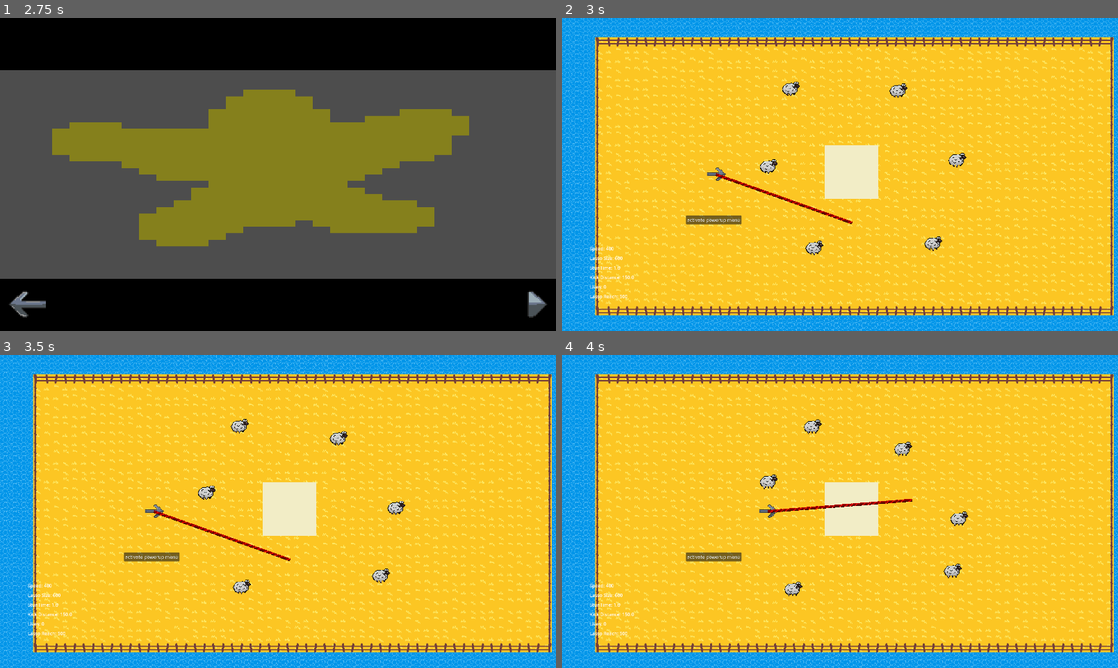
Above: before the commit, frames 1-4 (two rows, left to right).
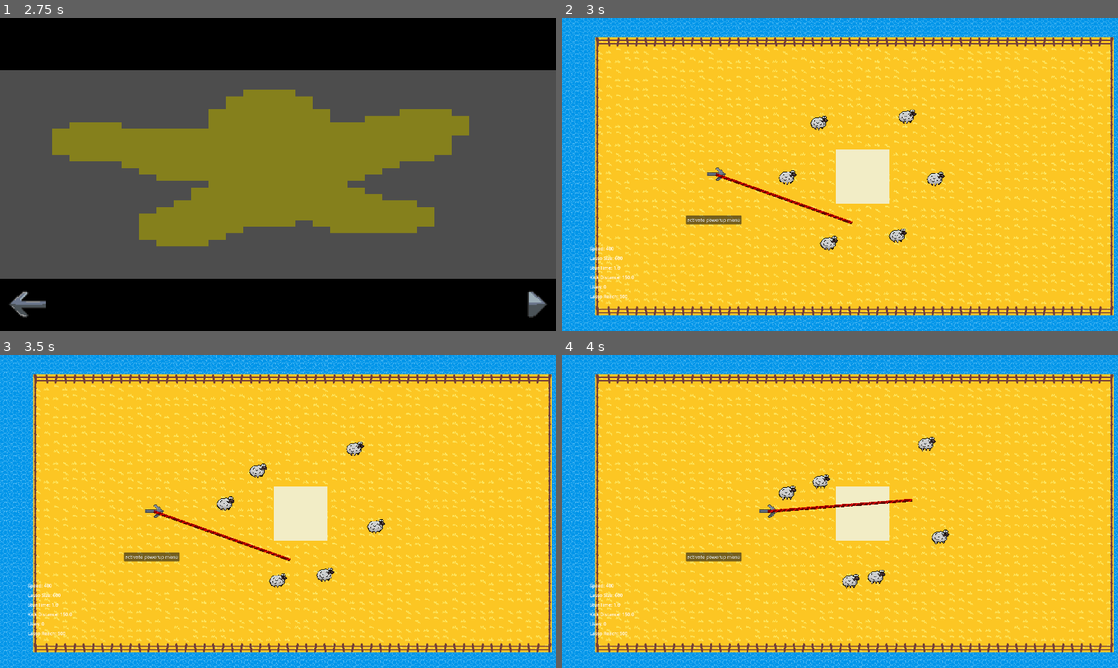
Above: after the commit, the same moments.

Repository: kinghos/GMTK-Game-Jam-2025
Game: Godot game, scene res://scenes/ui/title_screen.tscn
Two runs of this game, one before a commit and one after it. Both use one fixed random seed, a clock stepped at 60 frames per second and the inputs below.
Inputs (mouse positions are in pixels of both pictures, inside the frame that each line leads up to):
- Up to frame 1 (2.75 s): click "PLAY" at 0.5 s; click (528, 305) at 1.25 s; click (528, 305) at 2 s
- Up to frame 2 (3 s): click (1095, 309) at 2.75 s
- Up to frame 3 (3.5 s): no input
- Up to frame 4 (4 s): move the mouse to (962, 495) at 3.52 s; hold Right (Right) from 3.53 s (still down); hold Space (Kick) from 3.53 s (still down); click (962, 495) at 3.67 s

Frame 1 is identical in both runs. In frame 2, 2.1% of the frame differs, in the area x 35-73%, y 20-76%; in frame 3, 2.1%, in the area x 35-73%, y 20-77%; in frame 4, 2.1%.

Commit message:
buggy auto kicking into pens

Diff:
--- a/scenes/animals/animal.gd
+++ b/scenes/animals/animal.gd
@@ -58,26 +58,32 @@
 func kick():
 	being_kicked = true
 	var closest = INF
-	var closest_pen: Node2D
+	var closest_pen: Pen
 	var diff
 
-	for pen: Node2D in get_tree().get_nodes_in_group("Pens"):
+	for pen: Pen in get_tree().get_nodes_in_group("Pens"):
 		diff = global_position.distance_to(pen.global_position)
 		if diff < closest:
 			closest_pen = pen
 			closest = diff
 
-	diff = global_position - closest_pen.global_position
-	diff = diff.normalized() * Globals.kick_distance
-	var end_pos = global_position - diff
+	var end_pos: Vector2
+	print("self: ", self, " animaarray", closest_pen.animals_in_area)
+	if self in closest_pen.animals_in_area:
+		end_pos = closest_pen.global_position
+		print("AUTO")
+	else:
+		diff = global_position - closest_pen.global_position
+		diff = diff.normalized() * Globals.kick_distance
+		end_pos = global_position - diff
 
 	animation_player.play("kicked")
 	kick_particles.emitting = true
 	animated_sprite_2d.animation = "idle"
-	collision_shape_2d.disabled = true
 
 	var tween = create_tween()
 	tween.tween_property(self, "global_position", end_pos, 0.5).set_ease(Tween.EASE_OUT).set_trans(Tween.TRANS_CUBIC)
+	collision_shape_2d.disabled = true
 	await tween.finished
 	animated_sprite_2d.animation = "walk"
 	collision_shape_2d.disabled = false
--- a/scenes/animals/animal.tscn
+++ b/scenes/animals/animal.tscn
@@ -5,7 +5,7 @@
 
 [node name="Animal" type="CharacterBody2D" groups=["Animals"]]
 collision_layer = 2
-collision_mask = 14
+collision_mask = 30
 motion_mode = 1
 script = ExtResource("1_a68rm")
 
--- a/scenes/levels/level_1.tscn
+++ b/scenes/levels/level_1.tscn
@@ -28,7 +28,7 @@
 position = Vector2(481, 538)
 
 [node name="Pen" parent="Pens" index="0" instance=ExtResource("2_nsrm0")]
-position = Vector2(950, 529)
+position = Vector2(988, 545)
 
 [node name="Button" type="Button" parent="." index="7"]
 offset_left = 378.0
@@ -38,21 +38,21 @@
 text = "activate powerup menu"
 
 [node name="Sheep" parent="Animals/Sheep" index="0" instance=ExtResource("3_x42e6")]
-position = Vector2(1315, 477)
+position = Vector2(838, 349)
 
 [node name="Sheep2" parent="Animals/Sheep" index="1" instance=ExtResource("3_x42e6")]
-position = Vector2(1222, 783)
+position = Vector2(1132, 345)
 
 [node name="Sheep3" parent="Animals/Sheep" index="2" instance=ExtResource("3_x42e6")]
-position = Vector2(1110, 238)
+position = Vector2(1239, 542)
 
 [node name="Sheep4" parent="Animals/Sheep" index="3" instance=ExtResource("3_x42e6")]
-position = Vector2(835, 790)
+position = Vector2(1123, 748)
 
 [node name="Sheep5" parent="Animals/Sheep" index="4" instance=ExtResource("3_x42e6")]
-position = Vector2(729, 243)
+position = Vector2(861, 776)
 
 [node name="Sheep6" parent="Animals/Sheep" index="5" instance=ExtResource("3_x42e6")]
-position = Vector2(665, 524)
+position = Vector2(730, 562)
 
 [connection signal="pressed" from="Button" to="." method="_on_button_pressed"]
--- /dev/null
+++ b/scenes/pen.gd
@@ -0,0 +1,15 @@
+extends Node2D
+class_name Pen
+
+var animals_in_area: Array[BaseAnimal]
+
+func _on_instant_kick_area_body_entered(body: Node2D) -> void:
+	if body is BaseAnimal:
+		print("animal entered")
+		animals_in_area.append(body)
+
+
+func _on_instant_kick_area_body_exited(body: Node2D) -> void:
+	if body is BaseAnimal:
+		print("animal left")
+		animals_in_area.erase(body)
--- a/scenes/pen.tscn
+++ b/scenes/pen.tscn
@@ -1,4 +1,6 @@
-[gd_scene load_steps=3 format=3 uid="uid://di53xit540gqa"]
+[gd_scene load_steps=5 format=3 uid="uid://di53xit540gqa"]
+
+[ext_resource type="Script" uid="uid://bablyi76071k6" path="res://scenes/pen.gd" id="1_ngeja"]
 
 [sub_resource type="RectangleShape2D" id="RectangleShape2D_lpxs5"]
 size = Vector2(186, 186)
@@ -6,8 +8,12 @@
 [sub_resource type="RectangleShape2D" id="RectangleShape2D_ngeja"]
 size = Vector2(10, 186)
 
+[sub_resource type="CircleShape2D" id="CircleShape2D_lpxs5"]
+radius = 315.078
+
 [node name="Pen" type="Node2D" groups=["Pens"]]
 z_index = -1
+script = ExtResource("1_ngeja")
 
 [node name="ColorRect" type="ColorRect" parent="."]
 offset_left = -93.0
@@ -59,3 +65,13 @@
 [node name="CollisionShape2D" type="CollisionShape2D" parent="Walls/StaticBody2D4"]
 rotation = 1.57079
 shape = SubResource("RectangleShape2D_ngeja")
+
+[node name="InstantKickArea" type="Area2D" parent="."]
+collision_layer = 16
+collision_mask = 2
+
+[node name="CollisionShape2D" type="CollisionShape2D" parent="InstantKickArea"]
+shape = SubResource("CircleShape2D_lpxs5")
+
+[connection signal="body_entered" from="InstantKickArea" to="." method="_on_instant_kick_area_body_entered"]
+[connection signal="body_exited" from="InstantKickArea" to="." method="_on_instant_kick_area_body_exited"]
Not shown, added: scenes/pen.gd.uid
